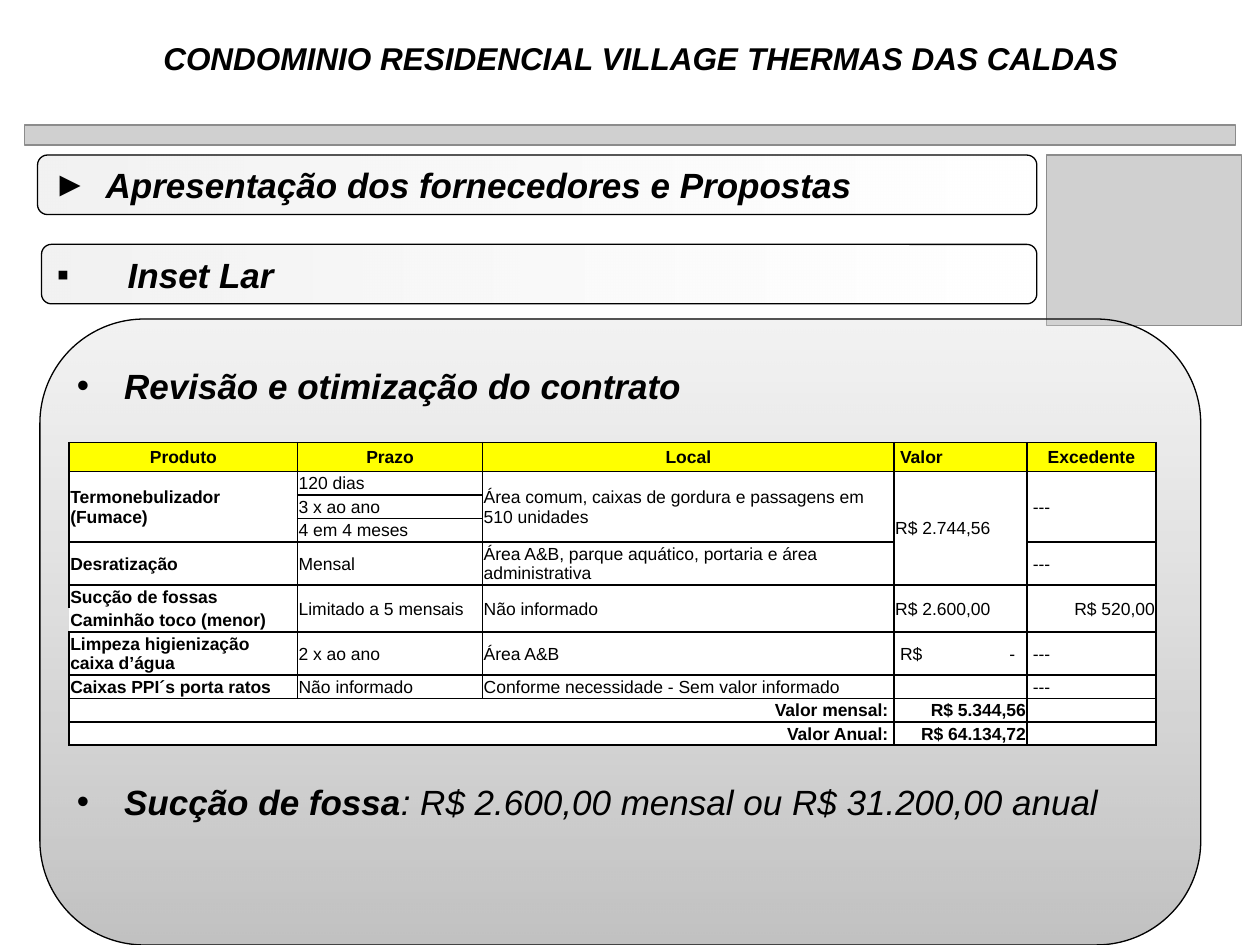
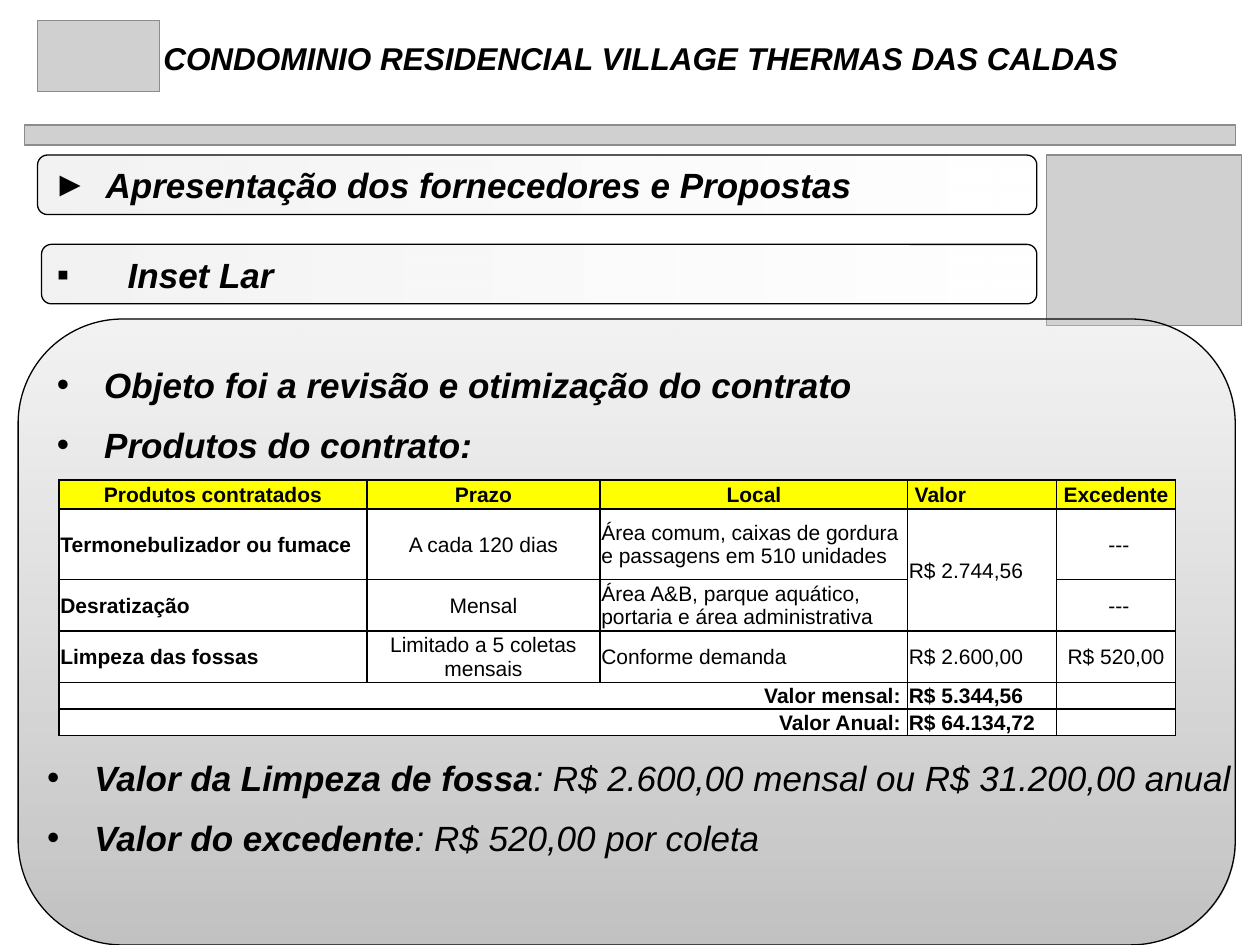
Before and after one commit to rwlc71/Village, a slide deck: slide 11 of Manutenção Village/FossaSepticas.pptx (slide 10 before the commit). Drawn at 1260x945 pixels with LibreOffice and Linux fonts; fonts in the diff are those of the drawing; grey boxes stand for pictures. Boxes give left, top, right and bottom in pixels: in the first picture for what was removed or moved away, otherwise in the second. Text is boxed around its words. In the diff, an @@ line names an element or a change of style, - is before the commit and + after.

```diff
--- a/Manutenção Village/FossaSepticas.pptx
+++ b/Manutenção Village/FossaSepticas.pptx
@@ picture added at box(38, 21, 160, 92) @@
@@ rounded rectangle: place and size @@
-rounded rectangle at box(40, 319, 1201, 945)
+rounded rectangle at box(18, 319, 1235, 945)
@@ text at box(104, 372, 851, 459): text changed @@
-• Revisão e otimização do contrato
+• Objeto foi a revisão e otimização do contrato
+• Produtos do contrato:
@@ table at box(59, 480, 1174, 738) @@
-row 1: Produto | Prazo | Local | Valor | Excedente
-row 2: Termonebulizador / (Fumace) | 120 dias | Área comum, caixas de gordura e passagens em 510 unidades | R$ 2.744,56 | ---
-row 3:  | 3 x ao ano |  |  | 
-row 4:  | 4 em 4 meses |  |  | 
+row 1: Produtos contratados | Prazo | Local | Valor | Excedente
+row 2: Termonebulizador ou fumace | A cada 120 dias | Área comum, caixas de gordura e passagens em 510 unidades | R$ 2.744,56 | ---
-row 6: Sucção de fossas | Limitado a 5 mensais | Não informado | R$ 2.600,00 | R$ 520,00
-row 7: Caminhão toco (menor) |  |  |  | 
-row 8: Limpeza higienização caixa d’água | 2 x ao ano | Área A&B | R$ - | ---
-row 9: Caixas PPI´s porta ratos | Não informado | Conforme necessidade - Sem valor informado |  | ---
+row 4: Limpeza das fossas | Limitado a 5 coletas mensais | Conforme demanda | R$ 2.600,00 | R$ 520,00
@@ table: place and size @@
-table at box(69, 442, 1155, 747)
+table at box(59, 480, 1174, 738)
@@ text at box(94, 765, 1231, 858): text changed @@
-• Sucção de fossa: R$ 2.600,00 mensal ou R$ 31.200,00 anual
+• Valor da Limpeza de fossa: R$ 2.600,00 mensal ou R$ 31.200,00 anual
+• Valor do excedente: R$ 520,00 por coleta
```
Also in this commit, not shown: 19 other slides changed, 1 slide added, 10 other files.
